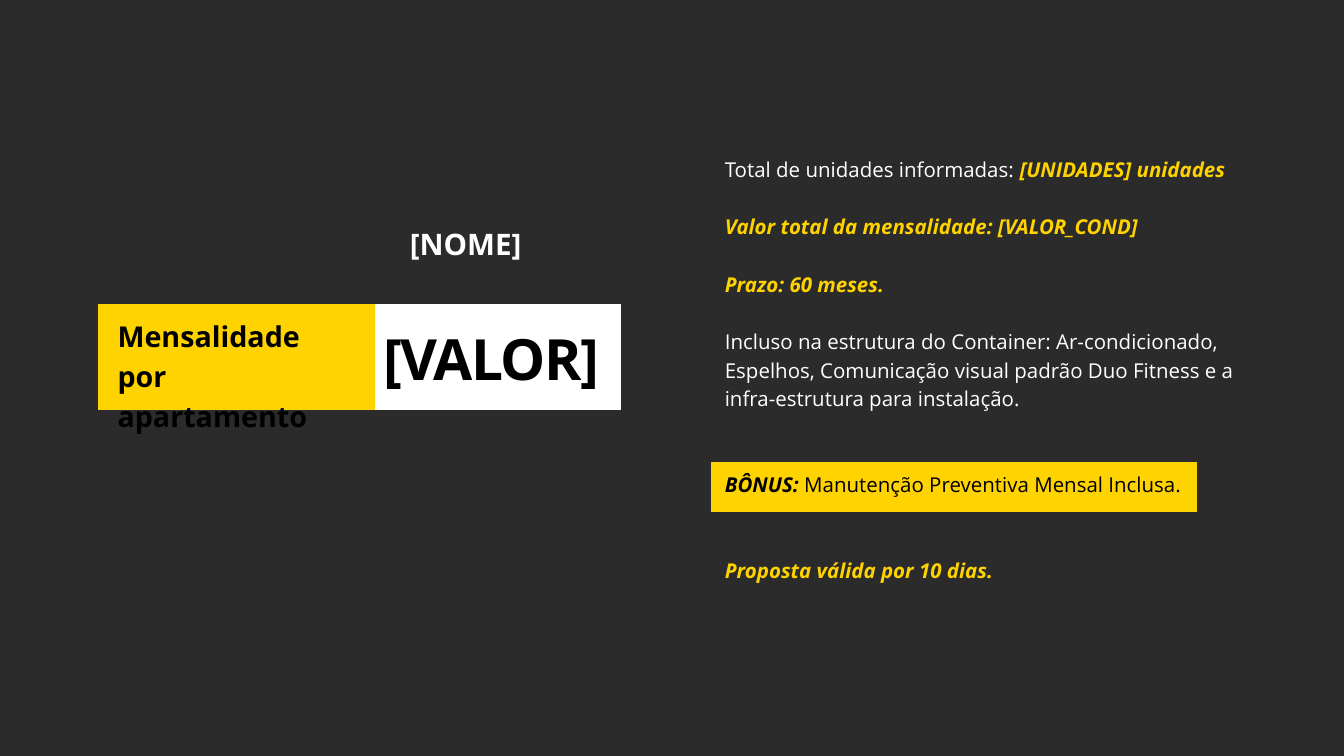
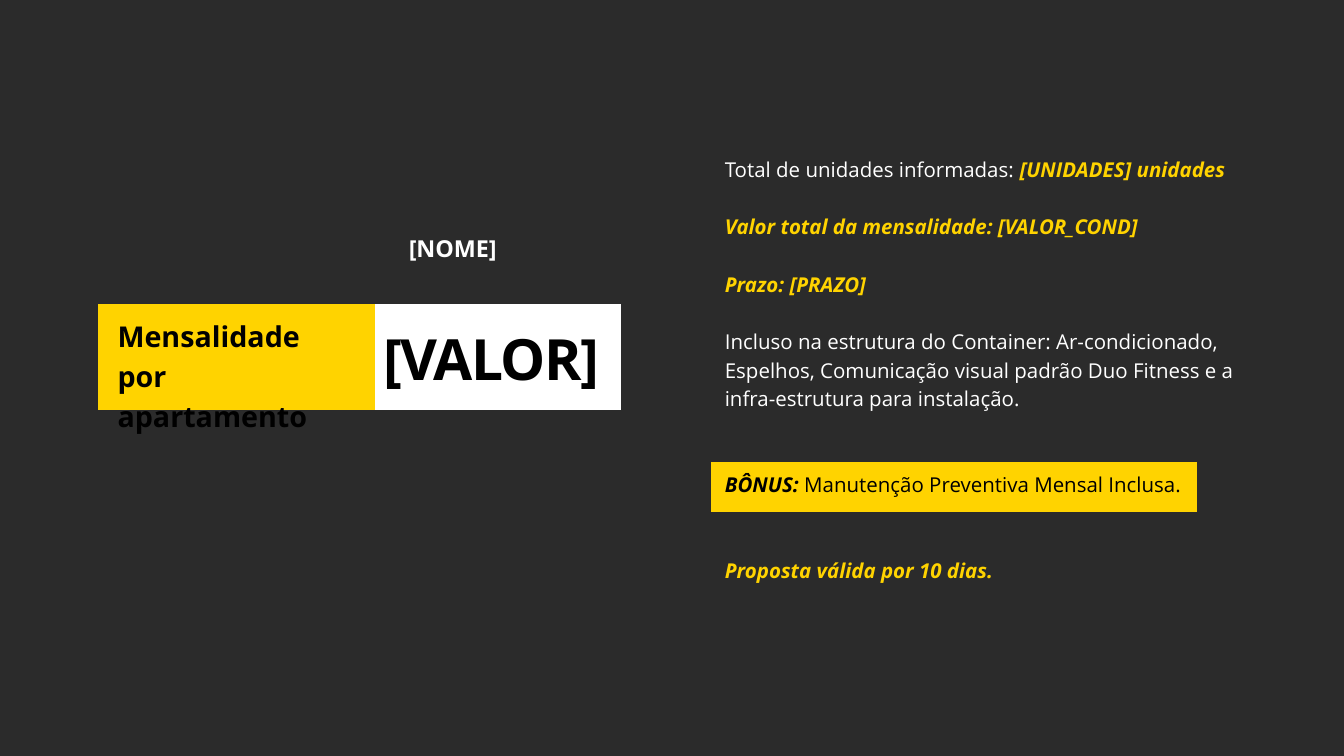
Before and after one commit to agencialumno/simulador_duofitness, a slide deck: slide 26 of templates/uno.pptx. Drawn at 1344x756 pixels with LibreOffice and Linux fonts; fonts in the diff are those of the drawing; background and template pictures are left out; a plain dark background stands for a picture behind light text. Boxes give left, top, right and bottom in pixels: in the first picture for what was removed or moved away, otherwise in the second. Text is boxed around its words. In the diff, an @@ line names an element or a change of style, - is before the commit and + after.

Commit message:
Correção nos templates e adição do placeholder PRAZO

```diff
--- a/templates/uno.pptx
+++ b/templates/uno.pptx
@@ text "[NOME]" at (409,240,497,261): size 31.7 to 25 pt @@
@@ text at (725,277,866,296): text changed @@
-Prazo: 60 meses.
+Prazo: [PRAZO]
```
Also in this commit, not shown: 2 other slides changed, 5 other files.
